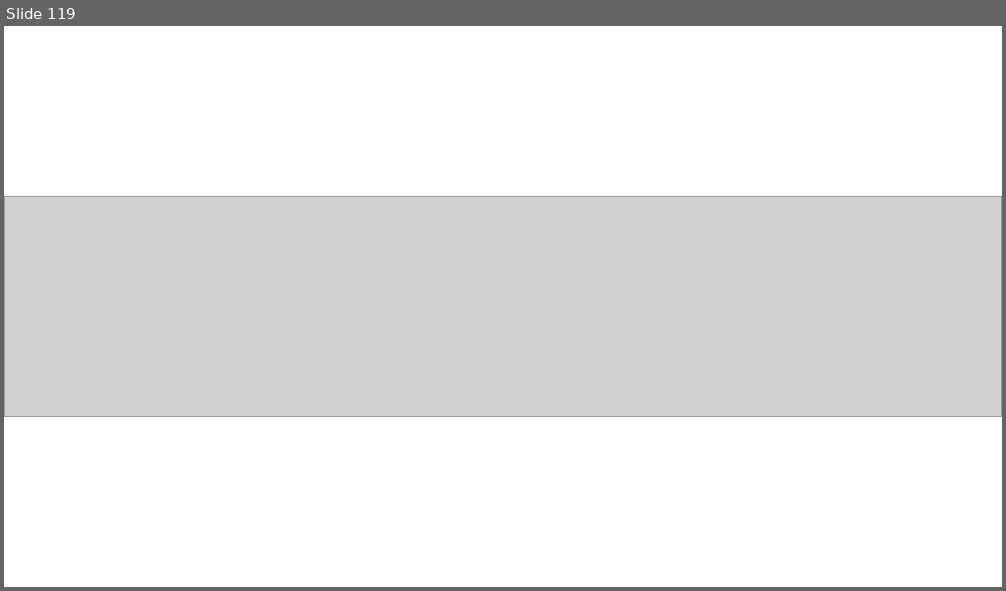
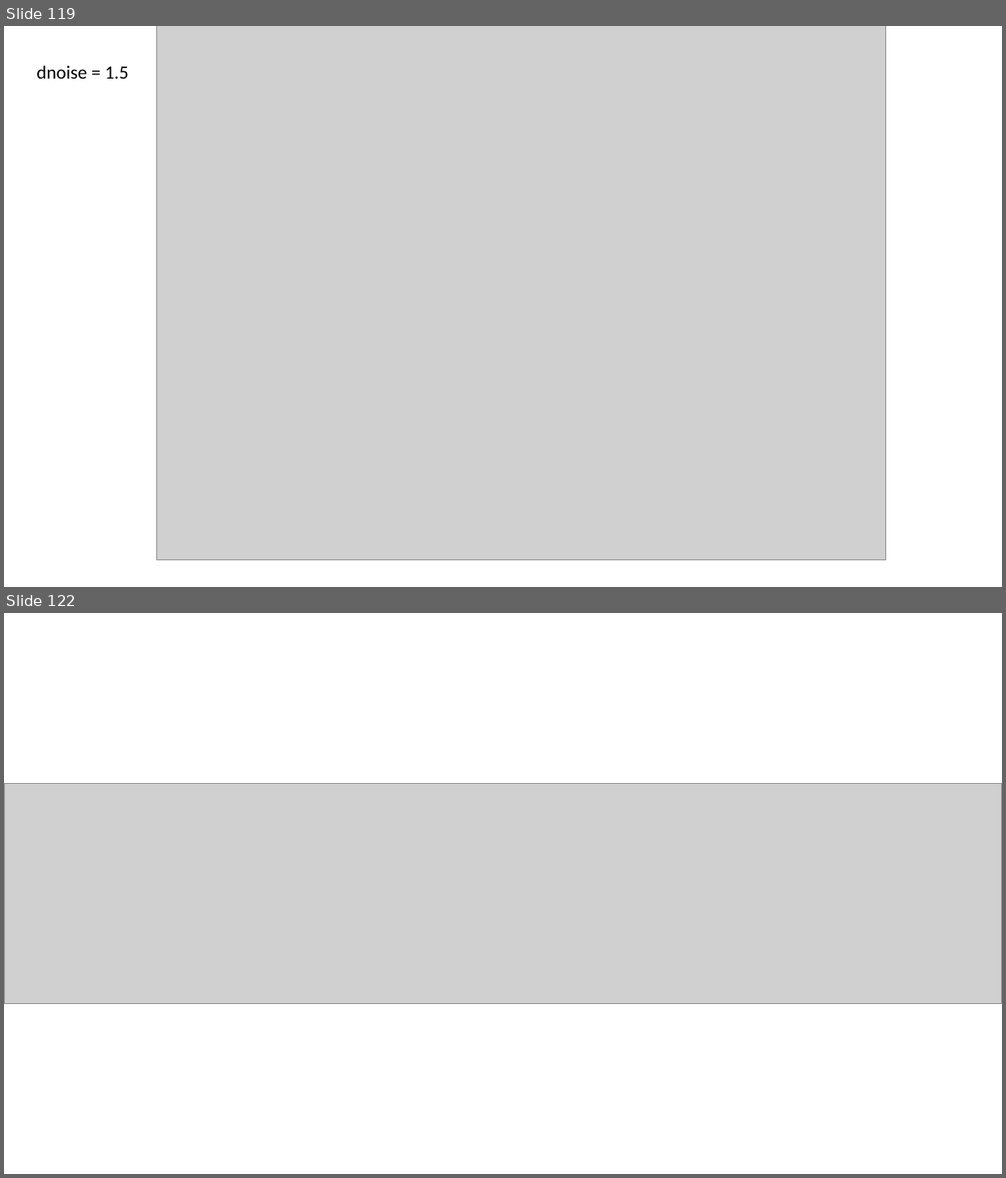
Before and after one commit to oberauer/IM.Simulation, a slide deck: IMSim.Mediated.Results.pptx. Shown one above the other, each under a label of ours: slide 119 before the commit, slides 119 and 122 after it; the slides between them are not shown. The pictures are 1006x591 and 1006x1178 pixels, drawn with LibreOffice and Linux fonts; fonts in the diff are those of the drawing; grey boxes stand for pictures. Boxes give left, top, right and bottom in pixels: in the first picture for what was removed or moved away, otherwise in the second. Text is boxed around its words. In the diff, an @@ line names an element or a change of style, - is before the commit and + after.

```diff
--- a/IMSim.Mediated.Results.pptx
+++ b/IMSim.Mediated.Results.pptx
@@ slide 119 added at box(4, 26, 1002, 587), background #FFFFFF @@
@@ picture added at box(157, 26, 886, 561) @@
@@ text added at box(36, 66, 129, 79), 18 pt, text #000000 @@
+dnoise = 1.5
@@ what was slide 119 is now slide 122 @@
```
Also in this commit, not shown: 1 slide changed, 6 other slides added, 4 slides removed, 14 other files.
